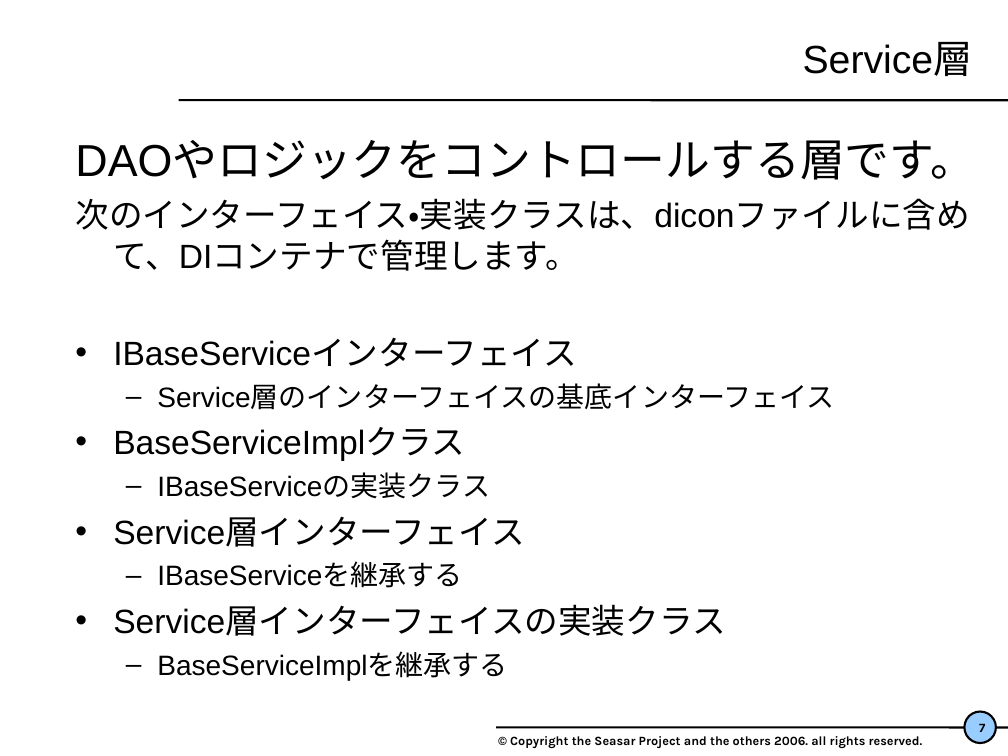
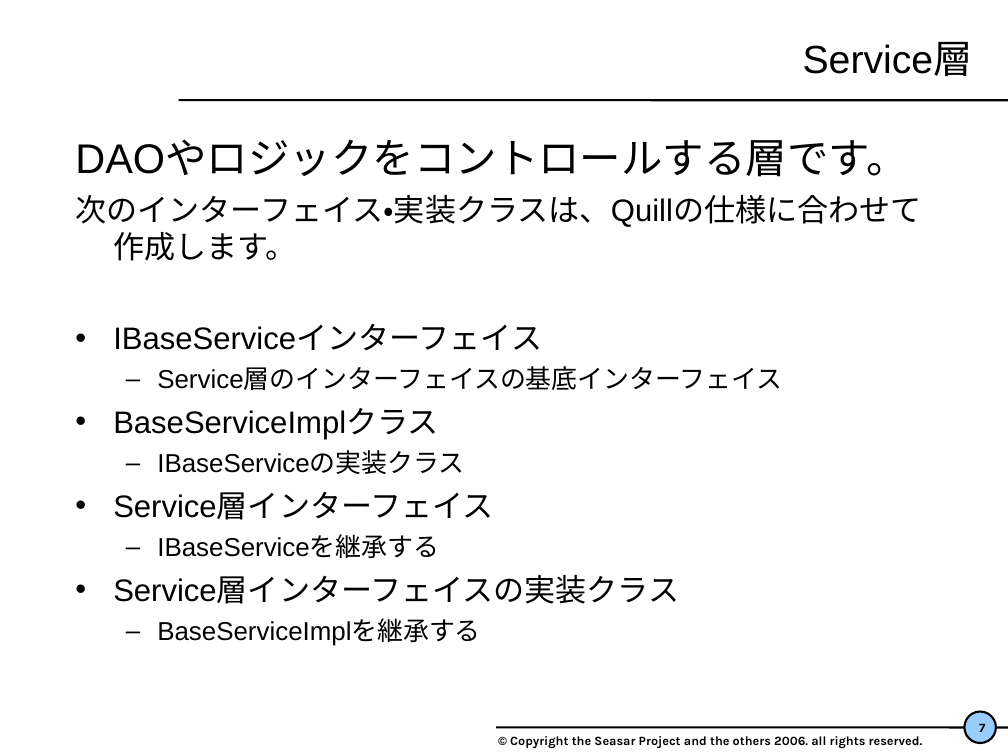
Before and after one commit to seasarorg/s2container.net, a slide deck: slide 7 of s2container.net-example/S2FormExample/WindowsFormサンプル解説.ppt. Drawn at 1008x756 pixels with LibreOffice and Linux fonts; fonts in the diff are those of the drawing; background and template pictures are left out. Boxes give left, top, right and bottom in pixels: in the first picture for what was removed or moved away, otherwise in the second. Text is boxed around its words. In the diff, an @@ line names an element or a change of style, - is before the commit and + after.

Commit message:
QuillとS2Formサンプル用ドキュメントの更新

```diff
--- a/s2container.net-example/S2FormExample/WindowsFormサンプル解説.ppt
+++ b/s2container.net-example/S2FormExample/WindowsFormサンプル解説.ppt
@@ text at [75,140,907,646]: size 32 to 29.6 pt in "DAOやロジックをコントロールする層です。"; size 24 to 22.2 pt in "IBaseServiceインターフェイス", "BaseServiceImplクラス", "Service層インターフェイス", "Service層インターフェイスの実装クラス"; size 20 to 18.5 pt in "Service層のインターフェイスの基底インターフェイス", "IBaseServiceの実装クラス", "IBaseServiceを継承する", "BaseServiceImplを継承する" @@
@@ text at [75,195,921,261]: text changed; size 24 to 22.2 pt @@
-次のインターフェイス・実装クラスは、diconファイルに含めて、DIコンテナで管理します。
+次のインターフェイス・実装クラスは、Quillの仕様に合わせて
+作成します。
```
Also in this commit, not shown: 14 other slides changed, 2 slides added.
